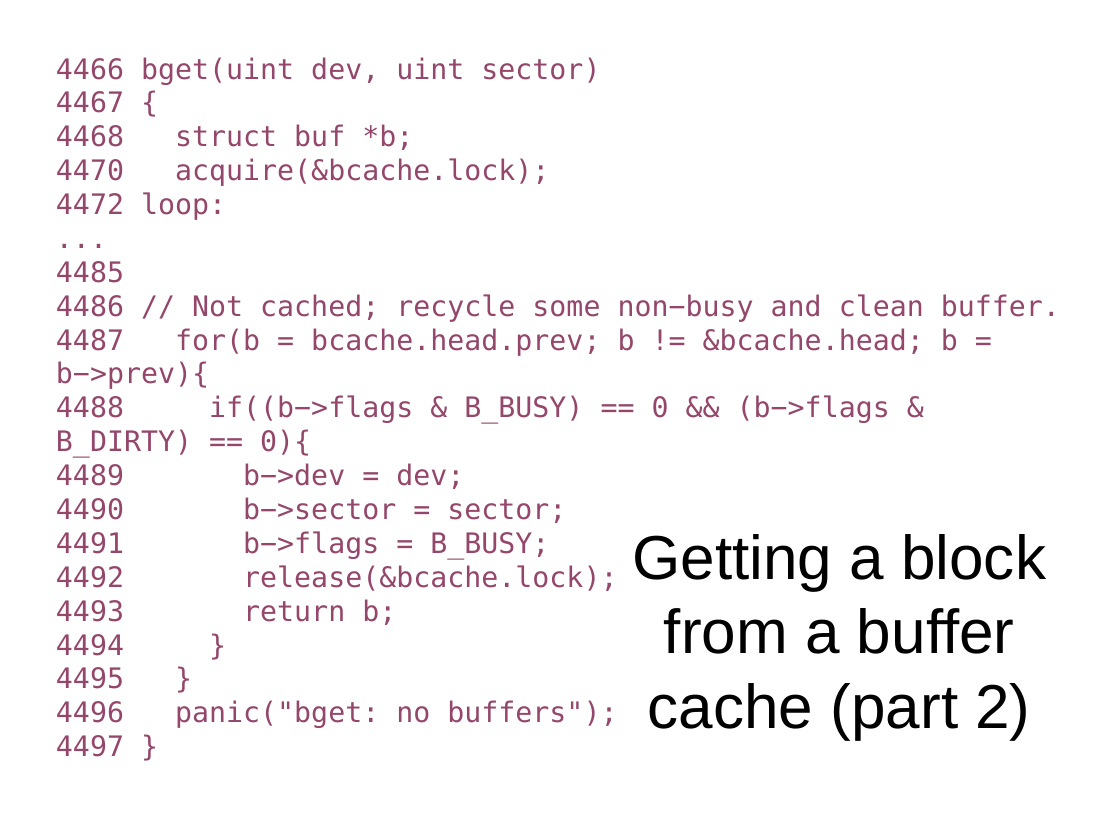
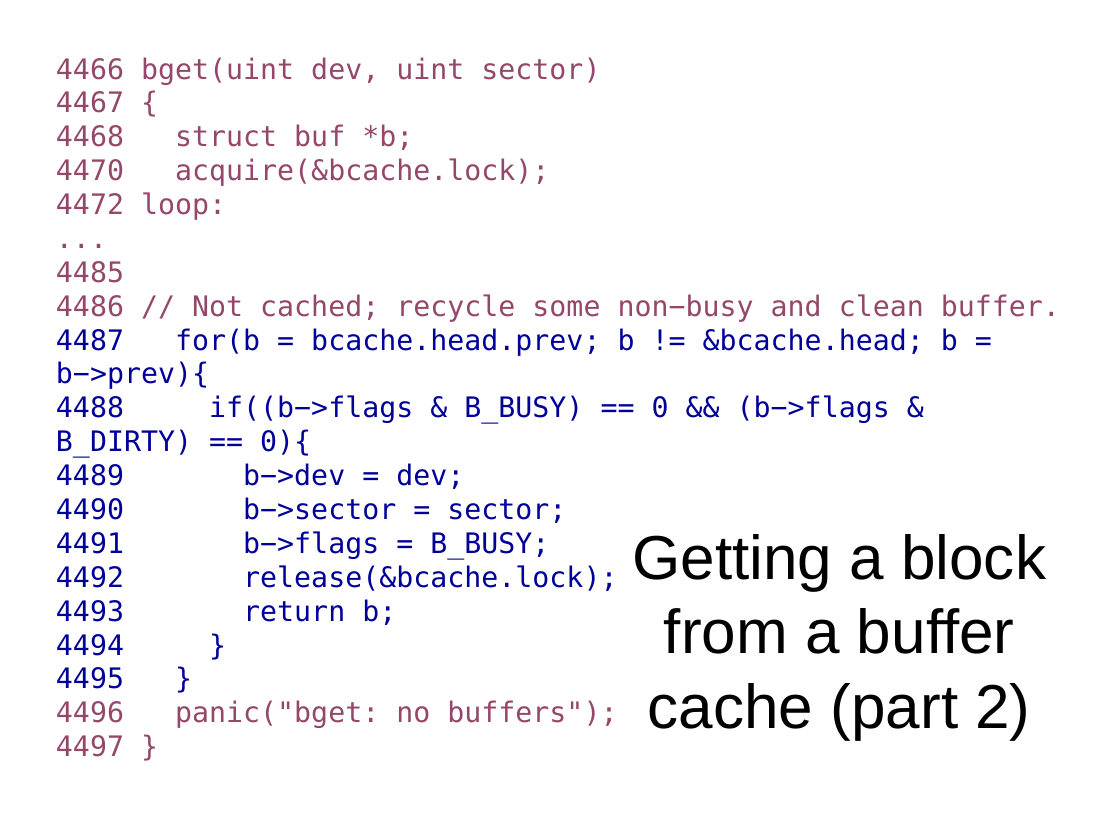
Before and after one commit to antonburtsev/cs5460, a slide deck: slide 28 of lectures/lecture16-file-system/lecture16-file-system.odp (slide 22 before the commit). Drawn at 1120x840 pixels with LibreOffice and Linux fonts; fonts in the diff are those of the drawing. Boxes give left, top, right and bottom in pixels: in the first picture for what was removed or moved away, otherwise in the second. Text is boxed around its words. In the diff, an @@ line names an element or a change of style, - is before the commit and + after.

Commit message:
Lecture 16 file system (Buffer cache)

```diff
--- a/lectures/lecture16-file-system/lecture16-file-system.odp
+++ b/lectures/lecture16-file-system/lecture16-file-system.odp
@@ text at <box>56,328,958,689</box>: text colour #94476B to #000099 in "4487 for(b = bcache.head.prev; b != &bcache.head; ...", "4488 if((b−>flags & B_BUSY) == 0 && ...", "4489 b−>dev = dev;", "4490 b−>sector = sector;" and 5 more places @@
```
Also in this commit, not shown: 8 other slides changed, 8 slides added, 2 other files.
